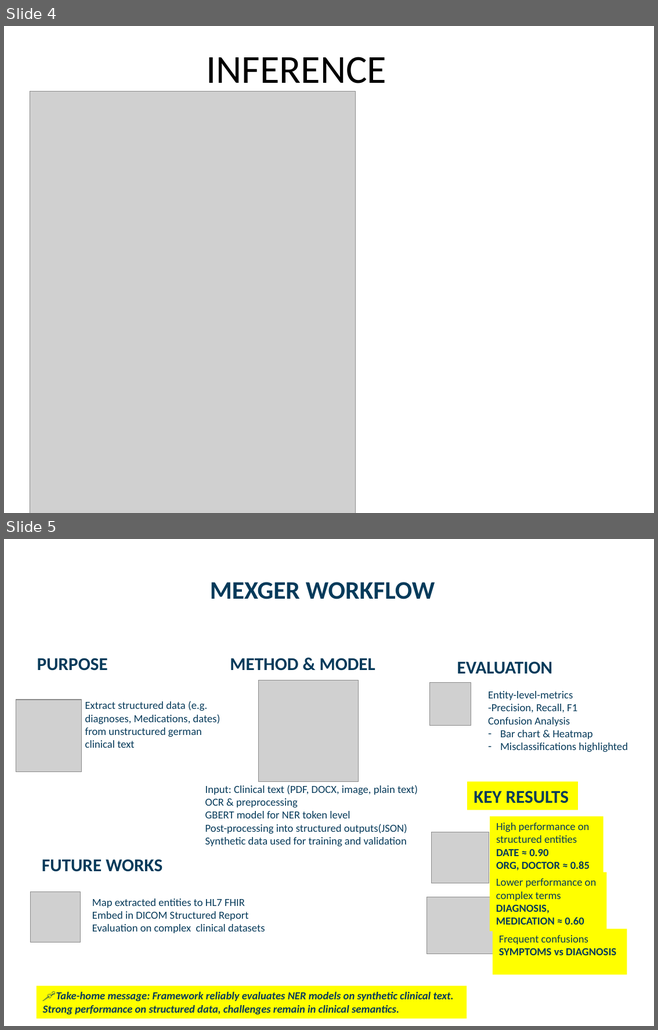
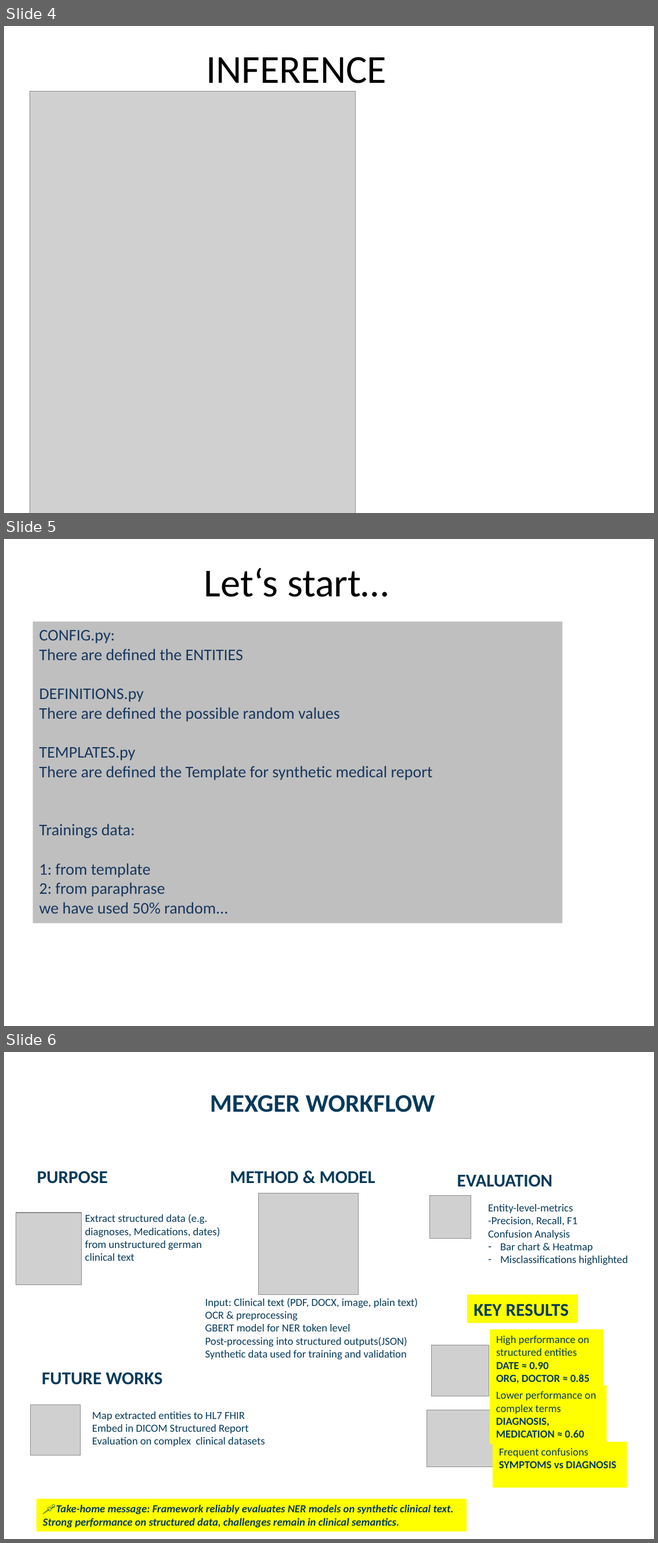
Before and after one commit to rtdicomexplorer/medical_ner_classification, a slide deck: documents/visual_abstract_NER.pptx. Shown one above the other, each under a label of ours: slides 4 and 5 before the commit, slides 4, 5 and 6 after it. The pictures are 658x1030 and 658x1543 pixels, drawn with LibreOffice and Linux fonts; fonts in the diff are those of the drawing; grey boxes stand for pictures. Boxes give left, top, right and bottom in pixels: in the first picture for what was removed or moved away, otherwise in the second. Text is boxed around its words. In the diff, an @@ line names an element or a change of style, - is before the commit and + after.

```diff
--- a/documents/visual_abstract_NER.pptx
+++ b/documents/visual_abstract_NER.pptx
@@ slide 5 added at bbox=[4, 539, 654, 1026], background #FFFFFF @@
@@ title added at bbox=[204, 568, 389, 597], 44 pt, text #000000 @@
+Let‘s start…
@@ rectangle added at bbox=[32, 621, 562, 923], fill #BFBFBF, 18 pt, text #17375E @@
+CONFIG.py:
+There are defined the ENTITIES
+DEFINITIONS.py
+There are defined the possible random values
+TEMPLATES.py
+There are defined the Template for synthetic medical report
+Trainings data:
+1: from template
+2: from paraphrase
+we have used 50% random...
@@ what was slide 5 is now slide 6 @@
```
Also in this commit, not shown: 1 slide changed, 1 other file.
